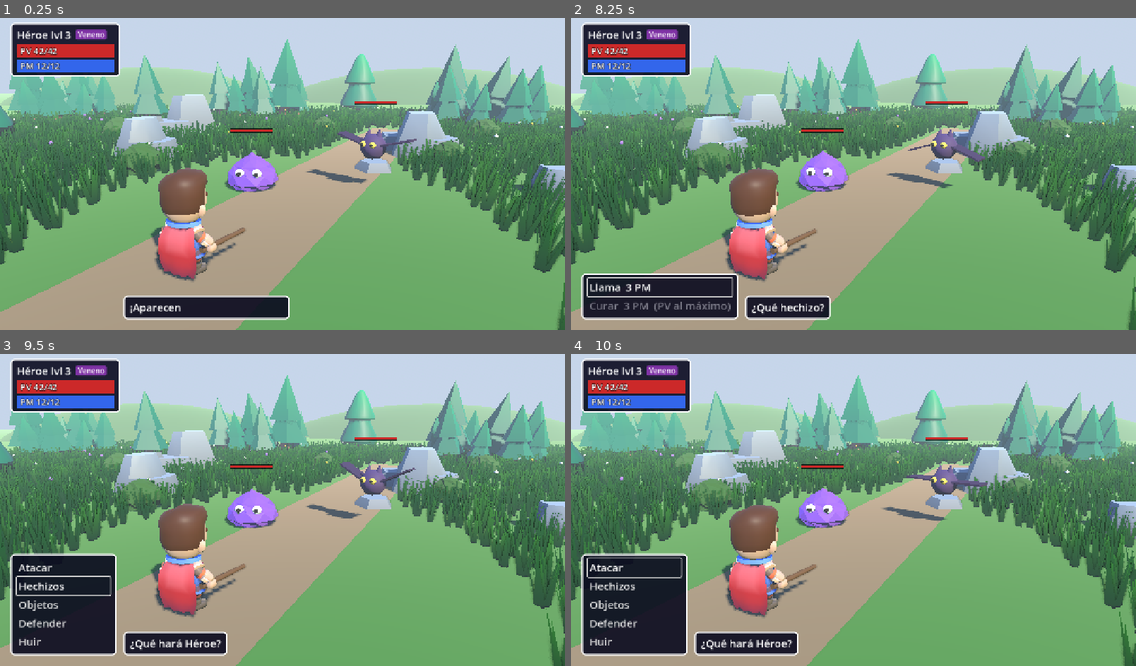
Above: before the commit, frames 1-4 (two rows, left to right).
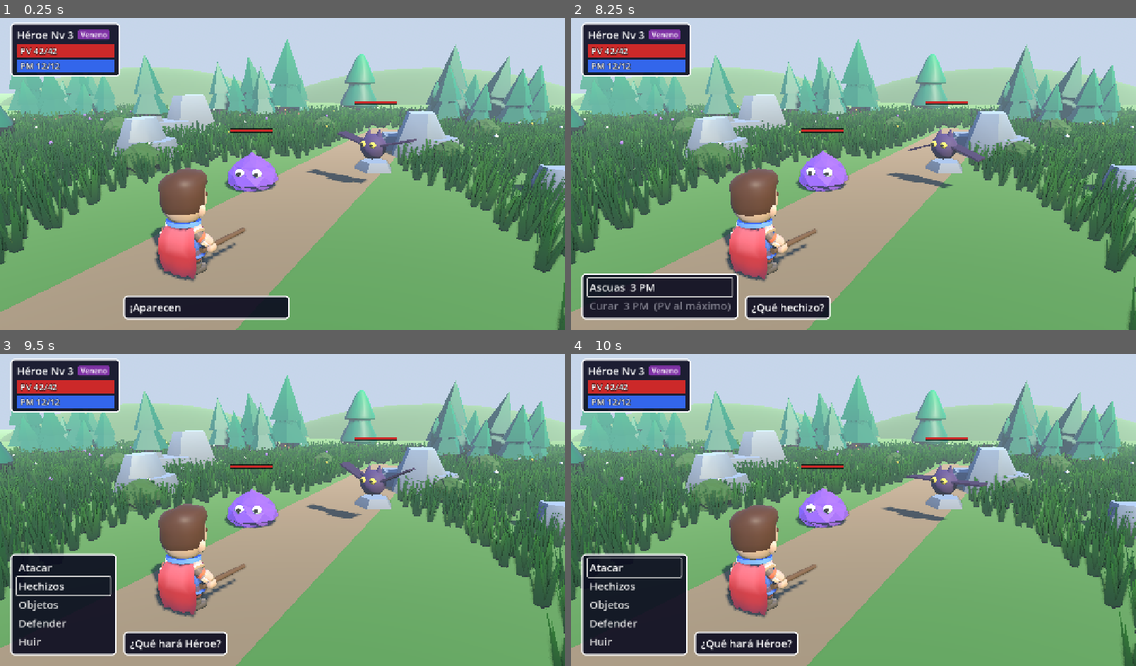
Above: after the commit, the same moments.

Repository: apergas/rpg-turnos
Game: Godot game, scene res://scenes/battle/battle_scene.tscn
Two runs of this game, one before a commit and one after it. Both use one fixed random seed, a clock stepped at 60 frames per second and the inputs below. This scene is started directly instead of the project's main scene.
Inputs (mouse positions are in pixels of both pictures, inside the frame that each line leads up to):
- Up to frame 1 (0.25 s): no input
- Up to frame 2 (8.25 s): tap Enter (accept) at 0.5, 0.6, 5.1 s; move the mouse to (977, 155) at 0.52 s; hold D (move_right) 0.53-1.25 s; click (977, 155) at 0.67 s; drag from (740, 186) to (825, 233) at 1.27 s; move the mouse to (910, 102) at 2.02 s; hold D (move_right) 2.03-2.75 s; tap Backspace at 2.1, 6.6 s; drag from (825, 233) to (684, 124) at 2.77 s; move the mouse to (1023, 217) at 3.52 s; hold A (move_left) 3.53-4.25 s; tap Keypad Enter at 3.6, 8.1 s; tap Escape (cancel) at 4.15 s; drag from (684, 124) to (768, 92) at 4.27 s; move the mouse to (881, 170) at 5.02 s; hold S (move_down) 5.03-5.75 s; click (881, 170) at 5.17 s; drag from (768, 92) to (740, 186) at 5.77 s; move the mouse to (977, 155) at 6.52 s; hold W (move_up) 6.53-7.25 s; drag from (740, 186) to (825, 233) at 7.27 s; move the mouse to (910, 102) at 8.02 s; hold S (move_down) from 8.03 s (still down)
- Up to frame 3 (9.5 s): release S (move_down) at 8.75 s; drag from (254, 569) to (113, 460) at 8.77 s
- Up to frame 4 (10 s): move the mouse to (1023, 553) at 9.52 s; hold W (move_up) from 9.53 s (still down); tap Enter (accept) at 9.6 s; click (1023, 553) at 9.67 s

The runs differ from the first frame. In frame 1, 0.2% of the frame differs, in the area x 9-20%, y 3-7%; in frame 2, 0.4%, in the area x 3-20%, y 3-88%; in frame 3, 0.2%; in frame 4, 0.2%.

Commit message:
Review the game's texts and rename Llama to Ascuas

Diff:
--- a/data/cutscenes/mina.tres
+++ b/data/cutscenes/mina.tres
@@ -9,6 +9,6 @@
 ["wait", 0.3],
 ["approach", "Minera", "hero", 1.8],
 ["face", "hero", "Minera"],
-["say", "Minera", ["¡Alto ahí! Ah, no eres un esqueleto. Perdona, aquí abajo se ve poco.", "Es …(241 unchanged characters)…
+["say", "Minera", ["¡Alto ahí! Ah, no eres un espectro. Perdona, aquí abajo se ve poco.", "Es …(241 unchanged characters)…
 ["move", "Minera", Vector3(-10, 0, 19)]
 ]
--- a/data/quests/carta.tres
+++ b/data/quests/carta.tres
@@ -14,7 +14,7 @@
 key_item = "carta_granjero"
 objective = "Lleva la carta del Granjero a la Leñadora, en la aldea del bosque."
 status = "carta a la Leñadora"
-offer_lines = Array[String](["{nombre}, tú que vas a salir por ahí: lleva esta carta a mi hermana, la Leñadora.", "Vive en la aldea del bosque, en cuanto se pueda pasar al norte. Trata de gallinas, pero es urgente."])
+offer_lines = Array[String](["{nombre}, tú que vas a salir por ahí: lleva esta carta a mi hermana, la Leñadora.", "Vive en la aldea del bosque, al norte, cuando se pueda pasar. Trata de gallinas, pero es urgente."])
 done_lines = Array[String](["¿Una carta de mi hermano? A ver... que las gallinas ponen de lado. Eso ya me lo contó.", "Gracias por traerla hasta aquí, {nombre}. Toma, para el camino."])
 reward_gold = 60
 reward_items = {
--- a/data/quests/explorador.tres
+++ b/data/quests/explorador.tres
@@ -18,7 +18,7 @@
 report = "vuelve con el Soldado"
 offer_lines = Array[String](["Un explorador entró en el patio del castillo y no ha vuelto. Quien lo encuentre, que avise al Soldado.", "También se agradecen noticias de la niebla, pero esas ya las conocemos."])
 found_lines = Array[String](["¡Por fin alguien que no traquetea! Llevo dos días escondido de los esqueletos.", "Ahora que miran para otro lado, corro al campamento. ¡Gracias, {nombre}!"])
-wait_lines = Array[String](["¿Alguna noticia del explorador? Entró en el patio y hacia el oeste, y hasta ahí sé."])
+wait_lines = Array[String](["¿Alguna noticia del explorador? Entró en el patio, tiró hacia el oeste, y hasta ahí sé."])
 done_lines = Array[String](["¡Ha llegado entero! Hambriento y hablando solo, pero entero.", "Esto es del fondo de los exploradores. Tú no se lo digas al capitán."])
 reward_gold = 250
 reward_items = {
--- a/data/quests/lobos.tres
+++ b/data/quests/lobos.tres
@@ -17,6 +17,6 @@
 report = "vuelve con la Leñadora"
 offer_lines = Array[String](["Se ruega a quien pase por aquí que derrote a 5 lobos. Ya no dejan cortar leña en paz.", "Firmado: la Leñadora. Y debajo: por favor."])
 wait_lines = Array[String](["¿Ya has espantado a esos lobos? Todavía los oigo desde aquí.", "Y yo, con el hacha en la mano, sin poder ir a ningún sitio."])
-done_lines = Array[String](["¡Por fin se oye el bosque! Y mis árboles.", "Encontré este anillo en un tronco. Dicen que quien lo lleva no le teme al veneno."])
+done_lines = Array[String](["¡Por fin se oye el bosque, y sin aullidos!", "Encontré este anillo en un tronco. Dicen que quien lo lleva no le teme al veneno."])
 reward_gold = 120
 reward_equipment = "anillo_antiveneno"
--- a/data/quests/setas.tres
+++ b/data/quests/setas.tres
@@ -13,7 +13,7 @@
 turn_in = "Granjero"
 target = "seta"
 goal = 3
-objective = "Consigue 3 setas de las Setas saltarinas de la pradera para el Granjero."
+objective = "Consigue 3 setas de las que saltan por la pradera, para el Granjero."
 status = "setas %d / %d"
 report = "setas al Granjero"
 offer_lines = Array[String](["Se buscan 3 setas de las que saltan. Son para un guiso. Preguntar por el Granjero.", "Debajo, con otra letra: si saltan, no son setas."])
--- a/data/skills/llama.tres
+++ b/data/skills/llama.tres
@@ -5,7 +5,7 @@
 [resource]
 script = ExtResource("1_skill")
 id = "llama"
-display_name = "Llama"
+display_name = "Ascuas"
 mp_cost = 3
 power = 16
 color = Color(1, 0.45, 0.1, 1)
--- a/data/skills/llama_duende.tres
+++ b/data/skills/llama_duende.tres
@@ -5,7 +5,7 @@
 [resource]
 script = ExtResource("1_skill")
 id = "llama_duende"
-display_name = "Llama"
+display_name = "Ascuas"
 mp_cost = 3
 power = 12
 color = Color(1, 0.45, 0.1, 1)
--- a/data/zones/mina_3.tres
+++ b/data/zones/mina_3.tres
@@ -42,7 +42,7 @@
 stairs_up = "mina_2"
 door_flag = "mina_puerta"
 door_key = "llave_mina"
-door_text = "La puerta está cerrada con llave."
+door_text = "La reja está cerrada con llave."
 floor_key = "llave_mina"
 autoplay_route = Array[Vector3]([Vector3(-16, 0, -16), Vector3(-20, 0, -16), Vector3(-20, 0, -8), Vector3(0, 0, -8), Ve …(478 unchanged characters)…
 autoplay_boss_level = 13
--- a/scripts/battle/battle_scene.gd
+++ b/scripts/battle/battle_scene.gd
@@ -194,7 +194,7 @@
 		return "¡%s te cierra el paso!" % _cap(_the(first))
 	if enemies.size() == 2:
 		return "¡Aparecen %s y %s!" % [first.display_name, enemies[1].display_name]
-	return "¡%s %s salvaje aparece!" % ["Una" if first.female else "Un", first.display_name]
+	return "¡Aparece %s %s!" % ["una" if first.female else "un", first.display_name]
 
 
 ## Asleep, the hero does nothing; on autoplay the bot picks; otherwise the menu opens.
@@ -364,7 +364,7 @@
 			await _actor(event.target).play_defeat()
 			if event.target == BattleEvent.HERO:
 				_music(MusicLibrary.DEFEAT)
-				await _say("¡Has caído...!")
+				await _say("Has caído...")
 			else:
 				var foe := _fighter(event.target)
 				await _say("¡%s ha sido derrotad%s!" % [foe.display_name, _ending(foe)])
@@ -411,7 +411,7 @@
 	var target := _fighter(event.target)
 	match event.affinity:
 		BattleEvent.WEAK:
-			await _say("¡Es muy eficaz contra %s!" % _the(target))
+			await _say("¡%s es débil a esto!" % _cap(_the(target)))
 		BattleEvent.RESIST:
 			await _say("¡%s lo resiste!" % _cap(_the(target)))
 	await _say("¡%s recibe %d de daño!" % [target.display_name, event.amount])
--- a/scripts/game/game.gd
+++ b/scripts/game/game.gd
@@ -71,13 +71,13 @@
 const LOAD_FAILED_NOTICE := "No se pudo cargar la partida. Empiezas de nuevo."
 ## Notice after beating a boss (by id); other bosses announce their key item.
 const BOSS_NOTICES := {
-	"rey_slime": "¡Villaclaro está a salvo! La niebla del norte se disipa...",
+	"rey_slime": "¡Villaclaro está a salvo! La niebla deja libre el camino del norte.",
 	"senor_niebla": "¡Consigues el último Fragmento del amuleto! La niebla se levanta.",
 }
 const KEY_ITEM_NOTICE := "¡Consigues un %s!"
 const LEVER_NOTICE := "¡Tiras de la palanca! Se oye cómo se abre una reja."
 const KEY_NOTICE := "¡Encuentras la %s!"
-const DOOR_NOTICE := "Abres la puerta con la %s."
+const DOOR_NOTICE := "Abres la reja con la %s."
 const PORTAL_OPEN_NOTICE := "Vuelas %s. El portal te espera para volver."
 const PORTAL_REPLACED_NOTICE := "Vuelas %s. El portal anterior se ha cerrado."
 const PORTAL_BACK_NOTICE := "El portal te devuelve y se cierra tras de ti."
@@ -638,7 +638,7 @@
 		["Creado por", [AUTHOR]],
 		["Motor", ["Godot Engine 4.7"]],
 		["Modelos 3D", ["KayKit, de Kay Lousberg (CC0)"]],
-		["Música y sonido", ["Música y efectos generados por el juego"]],
+		["Música y sonido", ["Generados por el propio juego"]],
 		["Tu partida", [
 			"Tiempo de juego: %s" % time_text,
 			"Combates: %d" % state.battles,
--- a/scripts/game/inventory.gd
+++ b/scripts/game/inventory.gd
@@ -31,7 +31,7 @@
 		"price": 10, "battle": true, "field": false, "text": "Cura el veneno."},
 	WING: {"name": "Ala de viaje", "article": "un", "effect": "travel", "value": 0,
 		"price": 25, "battle": false, "field": true,
-		"text": "Te lleva al último pueblo y deja un portal para volver una vez."},
+		"text": "Te lleva al último lugar seguro y deja un portal para volver una vez."},
 	SETA: {"name": "Seta", "article": "una", "effect": "quest", "value": 0, "price": 0,
 		"battle": false, "field": false,
 		"text": "De las que saltan. Alguien de Villaclaro las anda buscando."},
@@ -49,7 +49,7 @@
 const IDS: Array[String] = [POTION, ETHER, ANTIDOTE, WING, SEED_ATTACK, SEED_DEFENSE,
 	SEED_SPEED, SETA]
 ## Why an Ala de viaje can't be used in a village.
-const IN_TOWN := "Ya estás en un pueblo"
+const IN_TOWN := "Ya estás en un lugar seguro"
 ## Why a "quest" item can't be used.
 const QUEST_ITEM := "Para una misión"
 ## The stat a seed raises, as the status windows name it.
@@ -116,7 +116,7 @@
 	if item.effect == "quest":
 		return QUEST_ITEM
 	if in_battle and not item.battle:
-		return "Fuera de combate"
+		return "Solo fuera de combate"
 	if not in_battle and not item.field:
 		return "Solo en combate"
 	match item.effect:
--- a/scripts/story/story_state.gd
+++ b/scripts/story/story_state.gd
@@ -34,9 +34,9 @@
 const GOALS := {
 	Chapter.PROLOGUE: "Objetivo: habla con la Abuela Rosa",
 	Chapter.MEADOW: "Objetivo: ayuda a la Abuela Rosa",
-	Chapter.FOREST: "Objetivo: la Bruja del bosque",
-	Chapter.MINE: "Objetivo: el Golem de la mina",
-	Chapter.CASTLE: "Objetivo: el Señor de la Niebla",
+	Chapter.FOREST: "Objetivo: vence a la Bruja del bosque",
+	Chapter.MINE: "Objetivo: vence al Golem de la mina",
+	Chapter.CASTLE: "Objetivo: vence al Señor de la Niebla",
 	Chapter.END: "Villaclaro está en paz",
 }
 
--- a/scripts/title/title_screen.gd
+++ b/scripts/title/title_screen.gd
@@ -5,7 +5,7 @@
 ## and creates a Game for the new or loaded session (new_game / continue_game); a new
 ## game first asks the hero's name (NameEntry, over the meadow). When the Game emits
 ## quit_to_title it frees it and shows the title again. A finished save shows
-## "Continuar (terminada)".
+## "Continuar (partida terminada)".
 ## With `-- --autoplay` the name entry types AUTOPLAY_NAME by itself and the new game
 ## starts at once, without the menu. With `--autoplay-save` too, going back to the title
 ## loads the save straight away.
@@ -291,7 +291,7 @@
 	_continue_button.disabled = not SaveStore.has_save()
 	var story: Variant = SaveStore.load_game().get("story")
 	if story is Dictionary and story.get("finished", false) == true:
-		_continue_button.text = "Continuar (terminada)"
+		_continue_button.text = "Continuar (partida terminada)"
 	_continue_button.pressed.connect(func() -> void: continue_game.emit())
 	menu.add_child(_continue_button)
 	_options_button = _button("Opciones")
--- a/scripts/ui/battle_hud.gd
+++ b/scripts/ui/battle_hud.gd
@@ -113,7 +113,7 @@
 
 
 func update_level(level: int) -> void:
-	_name_label.text = "%s lvl %d" % [_engine.hero.display_name, level]
+	_name_label.text = "%s Nv %d" % [_engine.hero.display_name, level]
 
 
 func update_hp(hp: int, max_hp: int) -> void:
--- a/scripts/ui/battle_result.gd
+++ b/scripts/ui/battle_result.gd
@@ -63,7 +63,7 @@
 	_clear_detail()
 	if gold_lost > 0:
 		_add_line("Pierdes %d G." % gold_lost, StatBar.GOLD)
-	_add_line("Volverás al pueblo.", Color.WHITE)
+	_add_line("Volverás al último lugar seguro.", Color.WHITE)
 	_exp_bar.hide()
 	_open()
 
--- a/scripts/ui/options_panel.gd
+++ b/scripts/ui/options_panel.gd
@@ -51,14 +51,14 @@
 	_sfx_slider = _volume_row("Efectos", _options.sfx_volume, _sfx_value)
 	_music_slider.value_changed.connect(_on_music_changed)
 	_sfx_slider.value_changed.connect(_on_sfx_changed)
-	_choice_row("Texto", GameOptions.SPEED_NAMES, _options.text_speed, func(i: int) -> void:
+	_choice_row("Velocidad del texto", GameOptions.SPEED_NAMES, _options.text_speed, func(i: int) -> void:
 		_options.text_speed = i as GameOptions.TextSpeed)
-	_choice_row("Combate", GameOptions.COMBAT_NAMES, _options.combat_speed, func(i: int) -> void:
+	_choice_row("Velocidad de combate", GameOptions.COMBAT_NAMES, _options.combat_speed, func(i: int) -> void:
 		_options.combat_speed = i as GameOptions.CombatSpeed)
 	_choice_row("Gráficos", GameOptions.QUALITY_NAMES, _options.quality, func(i: int) -> void:
 		_options.quality = i as GameOptions.Quality
 		_apply_display())
-	_choice_row("Temblor", YES_NO, 0 if _options.camera_shake else 1, func(i: int) -> void:
+	_choice_row("Temblor de cámara", YES_NO, 0 if _options.camera_shake else 1, func(i: int) -> void:
 		_options.camera_shake = i == 0)
 	_choice_row("Textos grandes", YES_NO, 0 if _options.large_text else 1, func(i: int) -> void:
 		_options.large_text = i == 0
--- a/scripts/ui/pause_menu.gd
+++ b/scripts/ui/pause_menu.gd
@@ -1,7 +1,7 @@
 class_name PauseMenu extends Control
 ## Pause menu of the world map. Esc or P, or the ☰ button in the top right corner
 ## (mouse and touch), open it while `available`; it pauses the tree until it closes.
-## Main page: two windows side by side. The hero's ("Héroe lvl X", the pages of
+## Main page: two windows side by side. The hero's ("Héroe Nv X", the pages of
 ## HERO_PAGES and the missions under way) and the system's (Guardar, Opciones, Volver al
 ## título, Cerrar). Other pages: Estado (hero stats, gold, spells), Objetos (items usable
 ## outside battle, the Ala de viaje too, and the key items, each with what it does),
@@ -243,7 +243,7 @@
 	_exp_bar.show_exp(hero)
 	_stats_label.text = "ATK %d   DEF %d   VEL %d" % [hero.total_attack(),
 		hero.total_defense(), hero.total_speed()]
-	_gold_label.text = "Oro %d G" % _state.gold
+	_gold_label.text = "%d G" % _state.gold
 	var spells := PackedStringArray()
 	for skill in hero.skills:
 		spells.append(skill.display_name)
--- a/scripts/ui/shop_window.gd
+++ b/scripts/ui/shop_window.gd
@@ -169,7 +169,7 @@
 func _show_page(page: String, focus_id := "") -> void:
 	var kept := _scroll.scroll_vertical
 	_page = page
-	_gold.text = "Oro %d G" % _state.gold
+	_gold.text = "%d G" % _state.gold
 	for child in _rows.get_children():
 		_rows.remove_child(child)
 		child.queue_free()
--- a/scripts/ui/stat_bar.gd
+++ b/scripts/ui/stat_bar.gd
@@ -25,9 +25,9 @@
 	mouse_filter = Control.MOUSE_FILTER_IGNORE
 
 
-## "Héroe lvl 3", the name every window gives the hero.
+## "Héroe Nv 3", the name every window gives the hero.
 static func hero_title(hero: Combatant) -> String:
-	return "%s lvl %d" % [hero.display_name, hero.level]
+	return "%s Nv %d" % [hero.display_name, hero.level]
 
 
 func show_hp(hp: int, max_hp: int) -> void:
--- a/scripts/world/world.gd
+++ b/scripts/world/world.gd
@@ -706,7 +706,7 @@
 	_mp_bar.show_mp(hero.mp, hero.max_mp)
 	_exp_bar.show_exp(hero)
 	_potion_label.text = "%s ×%d" % [Inventory.display_name(Inventory.POTION), potions]
-	_gold_label.text = "Oro %d G" % gold
+	_gold_label.text = "%d G" % gold
 	_missions = missions
 	if not _mission_done:
 		_show_missions(missions, Color.WHITE)
Not shown, changed: CLAUDE.md
